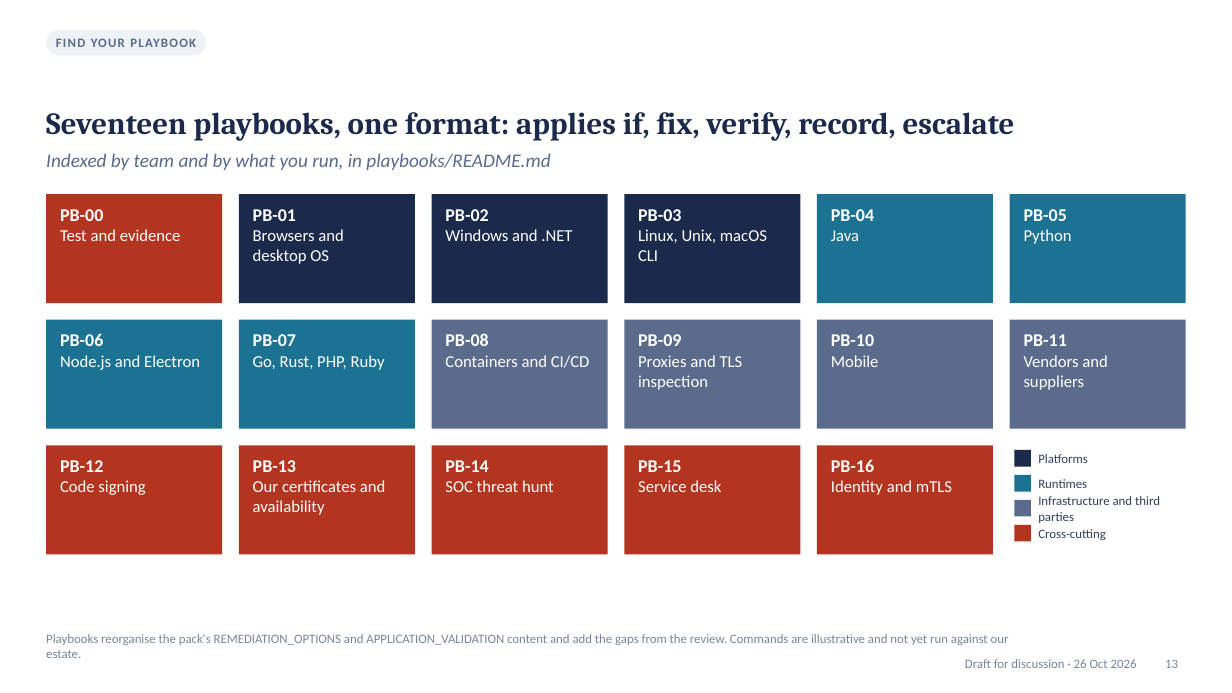
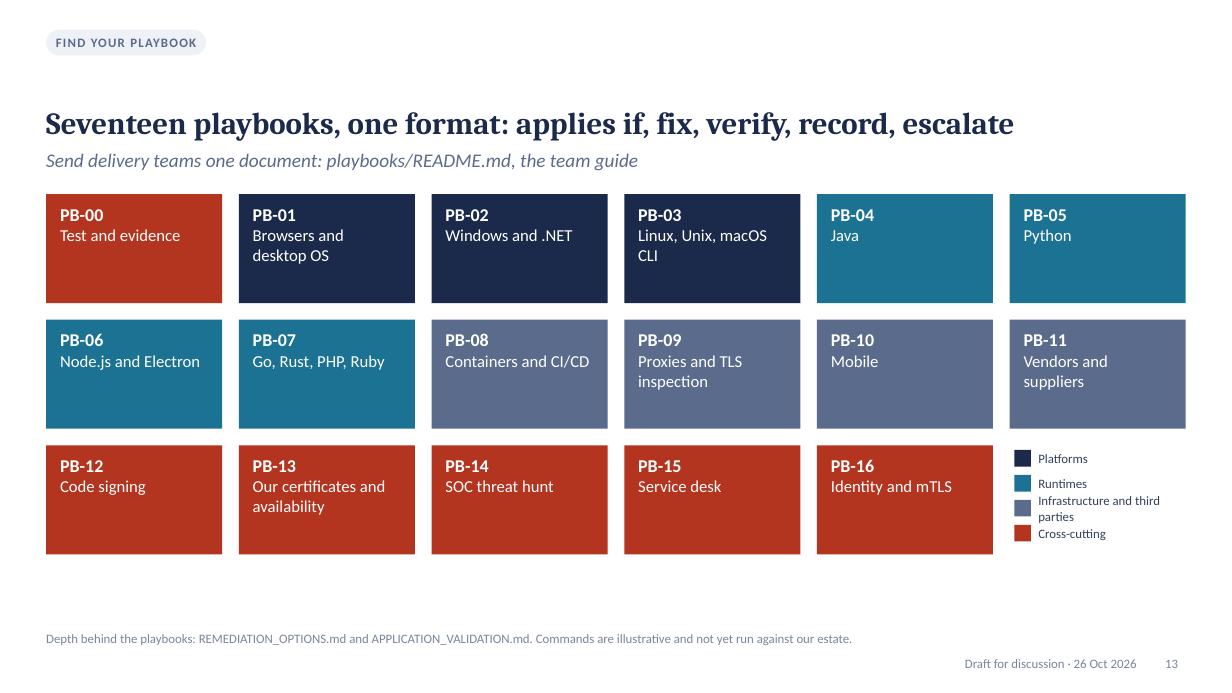
Before and after one commit to jfang88/eMudhraResponse, a slide deck: slide 13 of eMudhra-response-briefing.pptx. Drawn at 1232x693 pixels with LibreOffice and Linux fonts; fonts in the diff are those of the drawing. Boxes give left, top, right and bottom in pixels: in the first picture for what was removed or moved away, otherwise in the second. Text is boxed around its words. In the diff, an @@ line names an element or a change of style, - is before the commit and + after.

```diff
--- a/eMudhra-response-briefing.pptx
+++ b/eMudhra-response-briefing.pptx
@@ text at (46, 153, 638, 171): text changed @@
-Indexed by team and by what you run, in playbooks/README.md
+Send delivery teams one document: playbooks/README.md, the team guide
@@ text at (46, 634, 852, 645): text changed @@
-Playbooks reorganise the pack's REMEDIATION_OPTIONS and APPLICATION_VALIDATION content and add the gaps from the review. Commands are illustrative and not yet run against our estate.
+Depth behind the playbooks: REMEDIATION_OPTIONS.md and APPLICATION_VALIDATION.md. Commands are illustrative and not yet run against our estate.
```
Also in this commit, not shown: 6 other slides changed, 28 other files.
